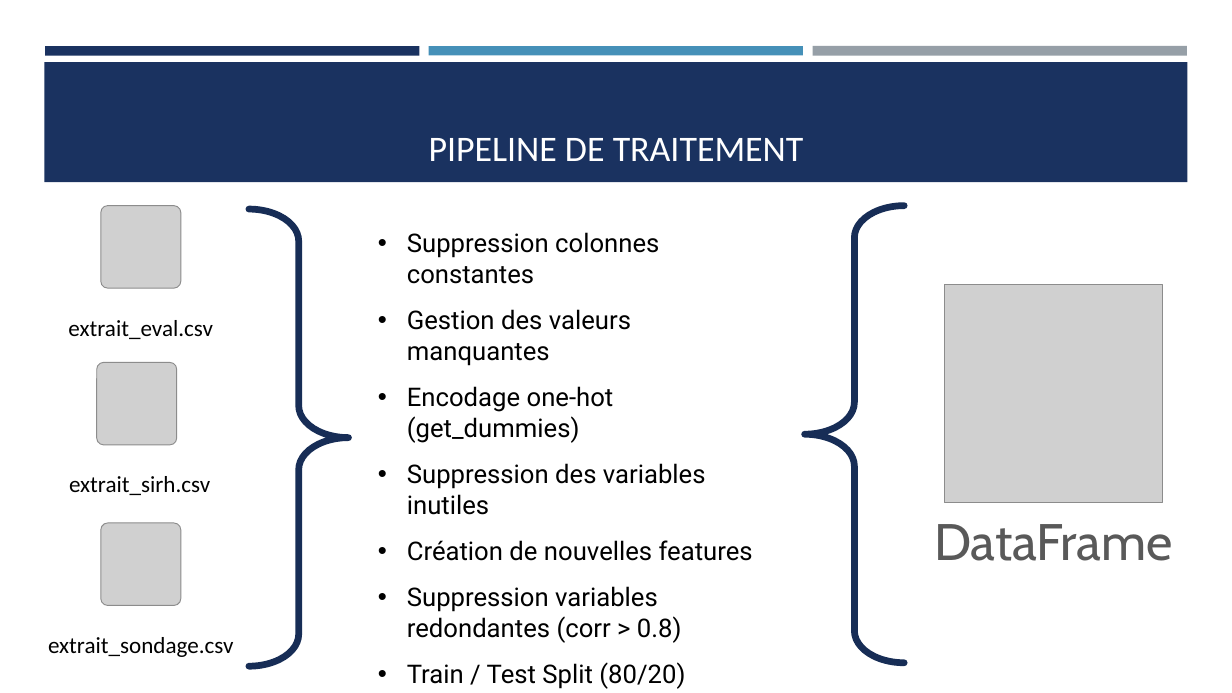
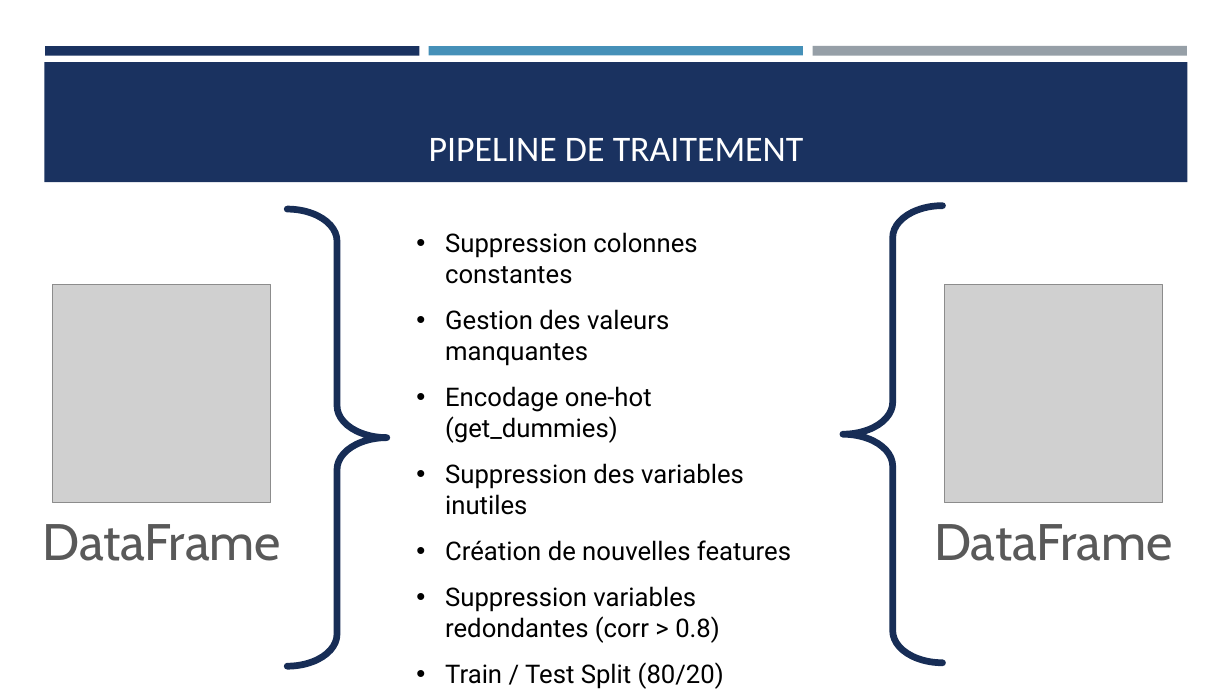
Before and after one commit to Ace4teaM/OCR-NovaTech, a slide deck: slide 7 of Presentation.pptx (slide 6 before the commit). Drawn at 1232x693 pixels with LibreOffice and Linux fonts; fonts in the diff are those of the drawing; grey boxes stand for pictures. Boxes give left, top, right and bottom in pixels: in the first picture for what was removed or moved away, otherwise in the second. Text is boxed around its words. In the diff, an @@ line names an element or a change of style, - is before the commit and + after.

```diff
--- a/Presentation.pptx
+++ b/Presentation.pptx
@@ picture removed at box(101, 206, 181, 288) @@
@@ 2 right braces, 1 text: place and size @@
-2 right braces, 1 text at box(249, 206, 905, 689)
+2 right braces, 1 text at box(287, 206, 943, 689)
@@ picture added at box(53, 285, 271, 503) @@
@@ text removed at box(68, 320, 213, 339) @@
-extrait_eval.csv
@@ picture removed at box(97, 362, 177, 445) @@
@@ text removed at box(69, 476, 210, 495) @@
-extrait_sirh.csv
@@ text added at box(42, 524, 281, 561), 40 pt, text #595959 @@
+DataFrame
@@ picture removed at box(101, 523, 181, 605) @@
@@ text removed at box(48, 637, 233, 657) @@
-extrait_sondage.csv
```
Also in this commit, not shown: 2 other slides changed.
